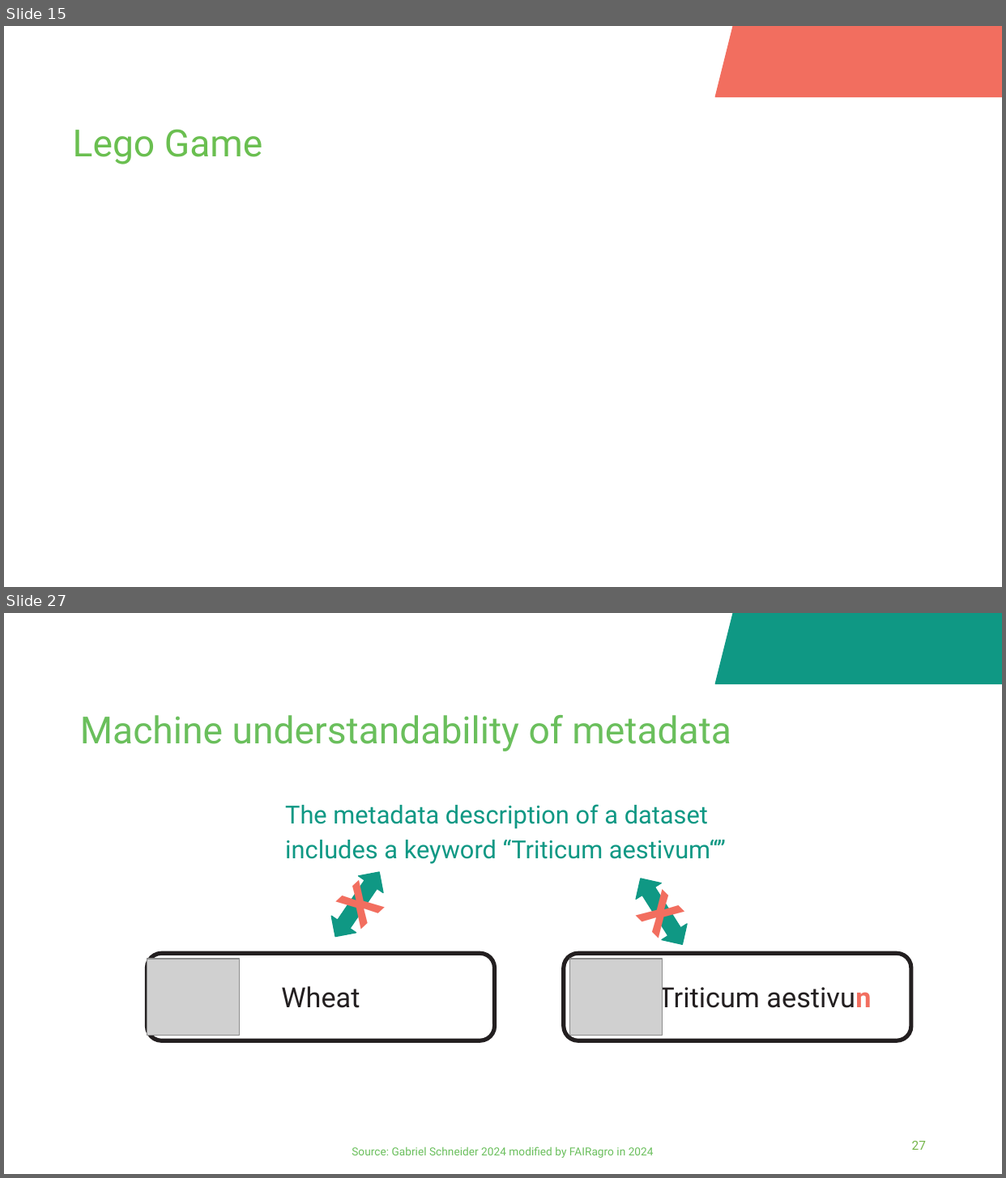
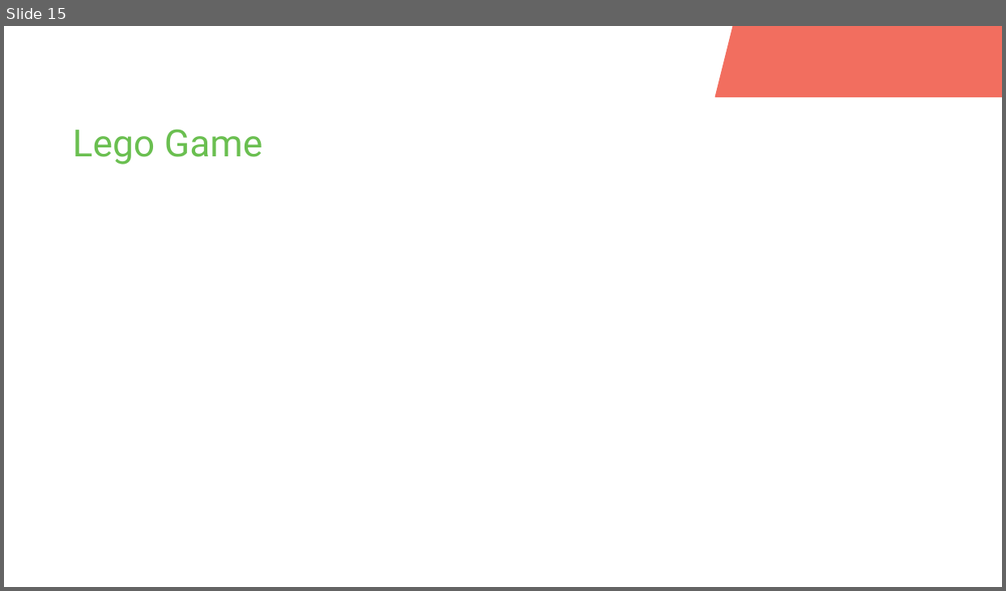
Before and after one commit to fairagro/FAIRagro_Modular-RDM-Training-Material, a slide deck: FAIRagro_Trainings_planned/2026-11_YSM_JKI/20261117-02-Documentation-Intro-05min-Bosse.odp. Shown one above the other, each under a label of ours: slides 15 and 27 before the commit, slide 15 after it; the slides between them are not shown. The pictures are 1006x1178 and 1006x591 pixels, drawn with LibreOffice and Linux fonts; fonts in the diff are those of the drawing; grey boxes stand for pictures; background and template pictures are left out. Boxes give left, top, right and bottom in pixels: in the first picture for what was removed or moved away, otherwise in the second. Text is boxed around its words. In the diff, an @@ line names an element or a change of style, - is before the commit and + after.

```diff
--- a/FAIRagro_Trainings_planned/2026-11_YSM_JKI/20261117-02-Documentation-Intro-05min-Bosse.odp
+++ b/FAIRagro_Trainings_planned/2026-11_YSM_JKI/20261117-02-Documentation-Intro-05min-Bosse.odp
@@ slide 27 removed at (4,613,1002,1174), background #FFFFFF @@
@@ parallelogram removed at (715,613,1002,683) @@
@@ title removed at (80,715,731,752) @@
-Machine understandability of metadata
@@ text removed at (285,804,726,864) @@
-The metadata description of a dataset includes a keyword “Triticum aestivum“”
@@ left right arrow removed at (323,864,391,945) @@
@@ left right arrow removed at (629,871,695,952) @@
@@ text removed at (635,867,658,929) @@
-X
@@ text removed at (360,881,385,929) @@
-X
@@ rounded rectangle removed at (147,953,494,1041) @@
-Wheat
@@ picture removed at (147,960,240,1036) @@
@@ rounded rectangle removed at (564,953,911,1041) @@
-Triticum aestivun
@@ picture removed at (570,960,663,1036) @@
@@ text removed at (351,1147,654,1158) @@
-Source: Gabriel Schneider 2024 modified by FAIRagro in 2024
@@ page number removed at (912,1141,926,1150) @@
-27
```
Also in this commit, not shown: 4 slides changed, 20 other slides removed, 11 other files.
